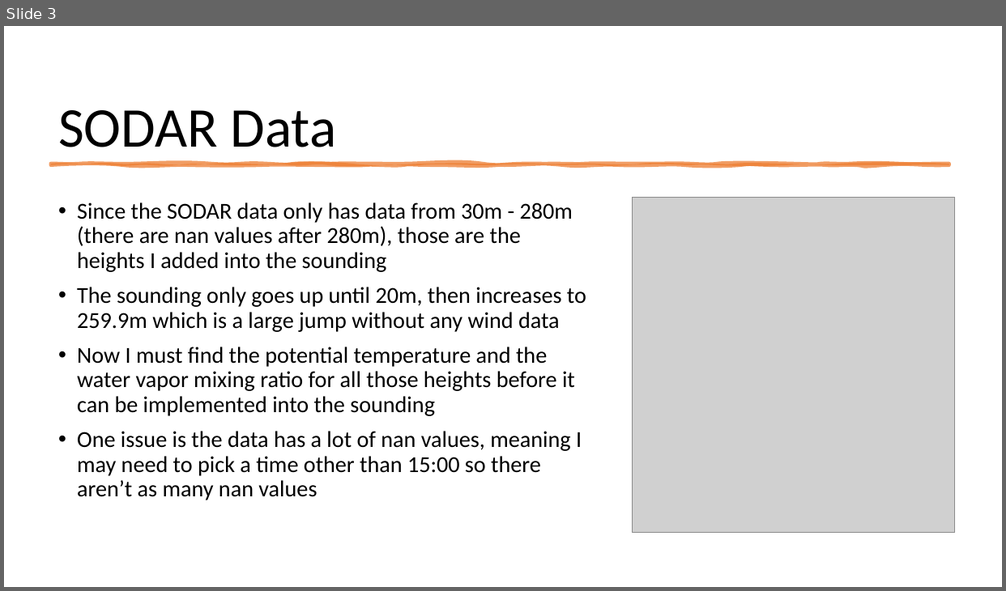
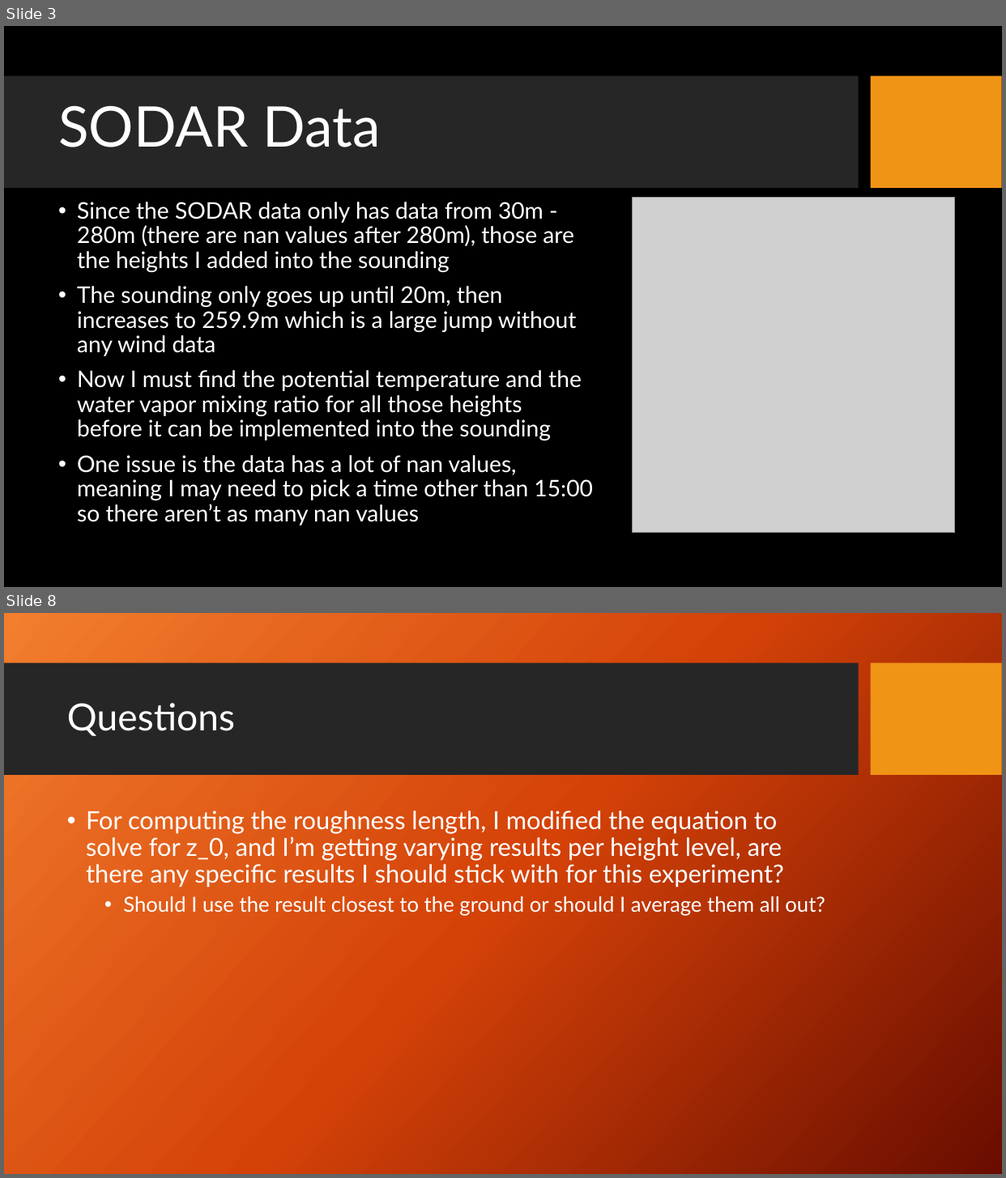
Before and after one commit to Jeremy-Benik/Meeting_Notes, a slide deck: 08192022_Presentation.pptx. Shown one above the other, each under a label of ours: slide 3 before the commit, slides 3 and 8 after it; the slides between them are not shown. The pictures are 1006x591 and 1006x1178 pixels, drawn with LibreOffice and Linux fonts; fonts in the diff are those of the drawing; grey boxes stand for pictures; background and template pictures are left out. Boxes give left, top, right and bottom in pixels: in the first picture for what was removed or moved away, otherwise in the second. Text is boxed around its words. In the diff, an @@ line names an element or a change of style, - is before the commit and + after.

```diff
--- a/08192022_Presentation.pptx
+++ b/08192022_Presentation.pptx
@@ slide 8 added at (x1=4, y1=613, x2=1002, y2=1174), background picture (left out); not listed: 2 template elements that a slide beside it also shows @@
@@ title added at (x1=67, y1=703, x2=235, y2=736), 36 pt, text #FFFFFF @@
+Questions
@@ text added at (x1=86, y1=811, x2=825, y2=916), 24 pt, text #FFFFFF @@
+• For computing the roughness length, I modified the equation to solve for z_0, and I’m getting varying results per height level, are there any specific results I should stick with for this experiment?
+  • Should I use the result closest to the ground or should I average them all out?
@@ slide 3 changed as well @@
@@ background #FFFFFF to picture (left out) @@
@@ title "SODAR Data" at (x1=58, y1=106, x2=380, y2=148): font Calibri to Lato, text colour #000000 to #FFFFFF @@
@@ rectangle added at (x1=4, y1=76, x2=859, y2=189), fill #262626 @@
@@ rectangle added at (x1=871, y1=76, x2=1002, y2=189), fill #F09415 @@
@@ freeform shape removed at (x1=51, y1=164, x2=949, y2=165) @@
@@ text "Since the SODAR data only ..." at (x1=77, y1=202, x2=592, y2=526): font Calibri to Lato, text colour #000000 to #FFFFFF @@
```
Also in this commit, not shown: 4 other slides changed, 3 other slides added, 1 other file.
